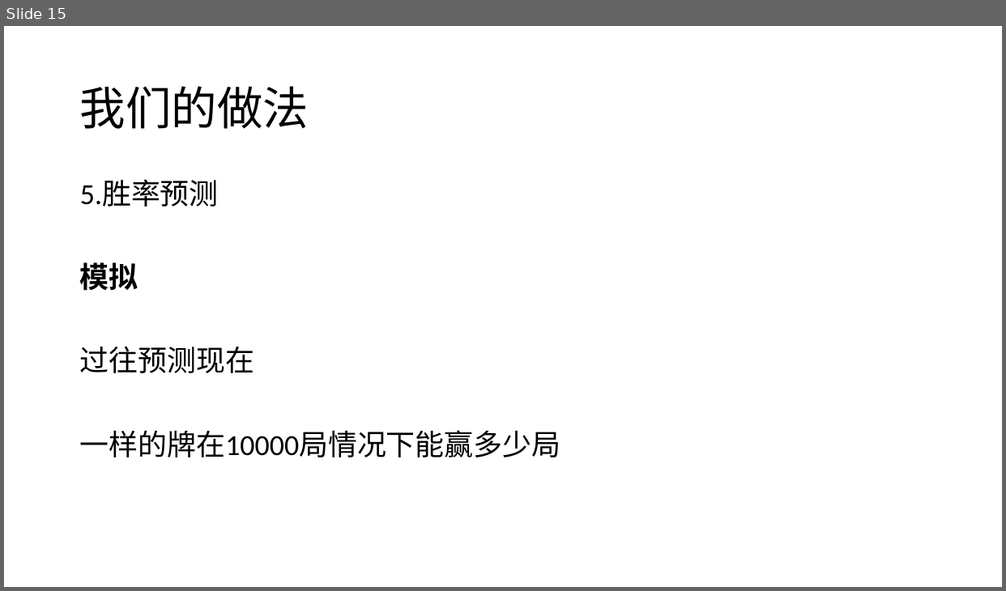
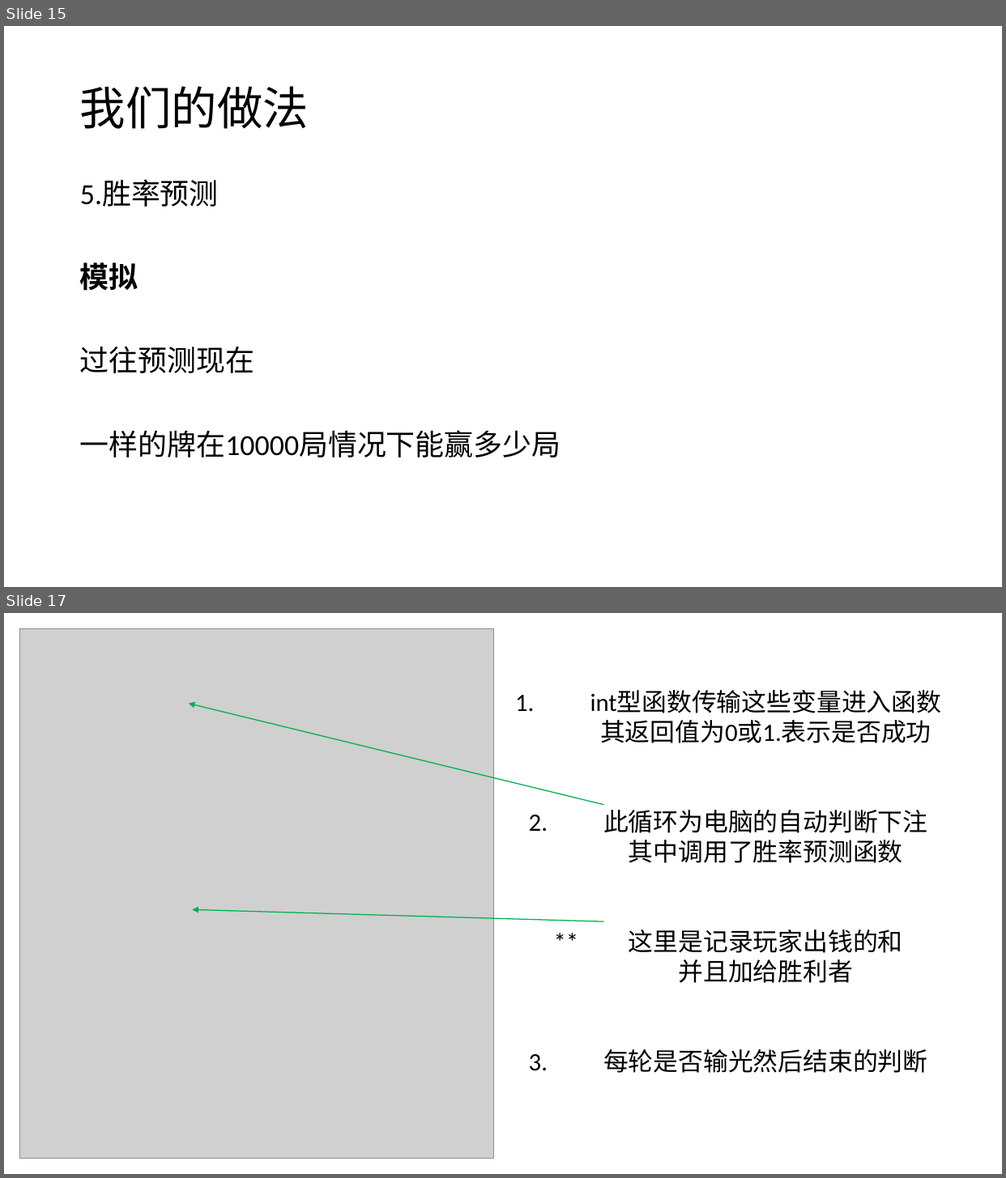
Before and after one commit to azukanawa/PokerGame, a slide deck: C语言小组汇报PPT.pptx. Shown one above the other, each under a label of ours: slide 15 before the commit, slides 15 and 17 after it; the slides between them are not shown. The pictures are 1006x591 and 1006x1178 pixels, drawn with LibreOffice and Linux fonts; fonts in the diff are those of the drawing; grey boxes stand for pictures. Boxes give left, top, right and bottom in pixels: in the first picture for what was removed or moved away, otherwise in the second. Text is boxed around its words. In the diff, an @@ line names an element or a change of style, - is before the commit and + after.

```diff
--- a/C语言小组汇报PPT.pptx
+++ b/C语言小组汇报PPT.pptx
@@ slide 17 added at bbox=[4, 613, 1002, 1174], background #FFFFFF @@
@@ picture added at bbox=[19, 628, 493, 1159] @@
@@ arrow added from (603, 805) to (189, 704), #00B050 1 pt @@
@@ text added at bbox=[515, 691, 942, 1073], 24 pt, text #000000 @@
+1. int型函数传输这些变量进入函数
+其返回值为0或1.表示是否成功
+2. 此循环为电脑的自动判断下注
+其中调用了胜率预测函数
+** 这里是记录玩家出钱的和
+并且加给胜利者
+3. 每轮是否输光然后结束的判断
@@ arrow added from (603, 922) to (192, 910), #00B050 1 pt @@
```
Also in this commit, not shown: 4 slides changed, 7 other slides added, 9 other files.
